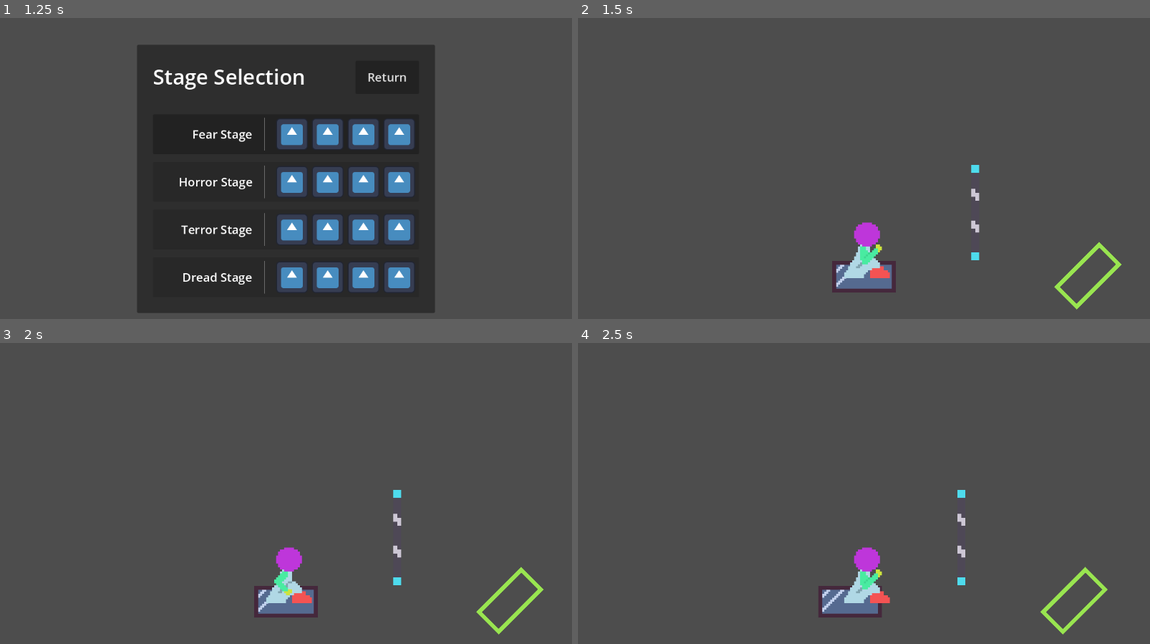
Above: before the commit, frames 1-4 (two rows, left to right).
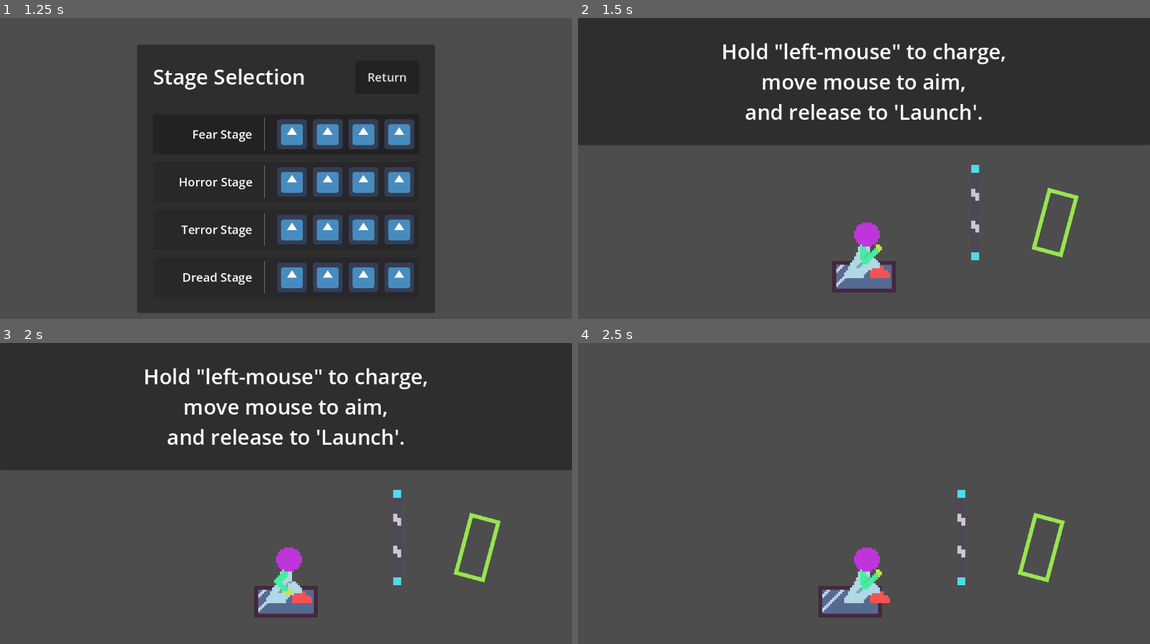
Above: after the commit, the same moments.

Repository: Wake1st/break-glass-godot
Game: Godot game, scene res://main/main.tscn
Same seed, same stepped clock (60 frames per second), same inputs: the game is played once before the commit and once after it. The engine's default icon, where the game draws it, is replaced by a stand-in: a white triangle on a blue panel in a dark square.
Inputs (mouse positions are in pixels of both pictures, inside the frame that each line leads up to):
- Up to frame 1 (1.25 s): click "Play" at 0.5 s
- Up to frame 2 (1.5 s): click (864, 135) at 1.25 s
- Up to frame 3 (2 s): no input
- Up to frame 4 (2.5 s): move the mouse to (989, 487) at 2.02 s; hold Right mouse button (flip) from 2.03 s (still down); click (989, 487) at 2.1 s

Frame 1 is identical in both runs. In frame 2, 43% of the frame differs, in the area x 0-100%, y 0-97%; in frame 3, 43%; in frame 4, 0.9%.

Commit message:
tutorials working

Diff:
--- a/levels/level_1.tscn
+++ b/levels/level_1.tscn
@@ -22,8 +22,8 @@
 position = Vector2(0, 3)
 
 [node name="Goal" parent="." instance=ExtResource("2_auo2n")]
-position = Vector2(451, -1.99997)
-rotation = 0.785398
+position = Vector2(385, -109)
+rotation = 0.261799
 
 [node name="FallBoundary" parent="." instance=ExtResource("6_cvupy")]
 position = Vector2(0, 600)
--- a/main/main.gd
+++ b/main/main.gd
@@ -24,6 +24,7 @@
 @onready var resultMenu: ResultMenu = %ResultMenu
 @onready var failureMenu: FailureMenu = %FailureMenu
 @onready var practiceLevelMenu: PracticeLevelMenu = %PracticeLevelMenu
+@onready var tutorials: Tutorials = %Tutorials
 
 @onready var levelRoot: Node2D = $LevelRoot
 @onready var levelTimer: Timer = %LevelTimer
@@ -33,6 +34,7 @@
 var currentLevel: Level
 var levelList: LevelList = LevelList.new()
 var isPractice: bool
+var showTutorials: bool = true
 
 var currentLevelId: int = 1
 var currentStageId: int = 1
@@ -52,6 +54,7 @@
 
 	mainMenu.menu_selected.connect(handle_menu_change)
 	settingsMenu.menu_selected.connect(handle_menu_change)
+	settingsMenu.toggle_tutorials.connect(handle_toggle_tutorial)
 	playMenu.level_selected.connect(handle_level_select)
 	playMenu.menu_selected.connect(handle_menu_change)
 	practiceMenu.menu_selected.connect(handle_menu_change)
@@ -142,6 +145,9 @@
 	levelTimer.start()
 	musicPlayer.play_music(MusicPlayer.MUSIC.LEVEL)
 
+	# display tutorials for the first level and second level
+	check_tutorials()
+
 
 func handle_practice_level_select(scene:PackedScene) -> void:
 	# disconnect current level
@@ -158,6 +164,9 @@
 
 	# check the limits per the level id
 	set_level_navigation_limits(currentLevelId)
+
+	# display tutorials for the first level and second level
+	check_tutorials()
 
 
 func handle_return_to_menu() -> void:
@@ -209,6 +218,9 @@
 	levelTimer.start()
 	musicPlayer.play_music(MusicPlayer.MUSIC.LEVEL)
 
+	# display tutorials for the first level and second level
+	check_tutorials()
+
 
 func handle_prev_practice_level() -> void:
 	# disconnect current level
@@ -251,6 +263,9 @@
 
 	# disable the current menu
 	currentMenu.visible = false
+
+	# display tutorials for the first level and second level
+	check_tutorials()
 
 #endregion
 
@@ -302,9 +317,22 @@
 func get_level_id(scene: PackedScene) -> int:
 	return levelList.levels.find_key(scene)
 
+
+### Checks to see if tutorials need to be run
+func check_tutorials() -> void:
+	if showTutorials and tutorials.isFirstPlaythrough:
+		if currentLevelId == 1:
+			tutorials.run_tip(Tutorials.TIP.LAUNCH)
+		elif currentLevelId == 2:
+			tutorials.run_tip(Tutorials.TIP.FLIP)
+
 #endregion
 
 #region Other Event Handling
+
+func handle_toggle_tutorial(on: bool) -> void:
+	showTutorials = on
+
 
 func _on_level_timer_timeout():
 	print("timed out failure!")
--- a/main/main.tscn
+++ b/main/main.tscn
@@ -8,6 +8,7 @@
 [ext_resource type="PackedScene" uid="uid://dblud0y5ptrek" path="res://ui/level_menus/result_menu.tscn" id="6_gviqu"]
 [ext_resource type="PackedScene" uid="uid://cvoh7facaktul" path="res://ui/level_menus/practice_level_menu.tscn" id="6_hm6k1"]
 [ext_resource type="PackedScene" uid="uid://ca13mevyyk4eo" path="res://ui/level_menus/failure_menu.tscn" id="7_mnkgp"]
+[ext_resource type="PackedScene" uid="uid://cp4lva8wwdwdh" path="res://ui/level_menus/tutorials.tscn" id="9_4hkpb"]
 [ext_resource type="PackedScene" uid="uid://3c6hq4pp2wwj" path="res://main/music_player.tscn" id="9_hrugw"]
 
 [node name="Main" type="Node"]
@@ -16,6 +17,9 @@
 [node name="LevelRoot" type="Node2D" parent="."]
 
 [node name="UIRoot" type="CanvasLayer" parent="."]
+
+[node name="Tutorials" parent="UIRoot" instance=ExtResource("9_4hkpb")]
+unique_name_in_owner = true
 
 [node name="MainMenu" parent="UIRoot" instance=ExtResource("2_64sp3")]
 unique_name_in_owner = true
--- a/ui/game_menus/settings_menu.gd
+++ b/ui/game_menus/settings_menu.gd
@@ -1,5 +1,7 @@
 class_name SettingsMenu
 extends SubMenu
+
+signal toggle_tutorials(on: bool)
 
 
 func _on_return_pressed() -> void:
@@ -22,3 +24,7 @@
 	AudioServer.set_bus_volume_db(
 		AudioServer.get_bus_index("SFX"), linear_to_db(value / 100)
 	)
+
+
+func _on_tutorial_check_toggled(toggled_on:bool) -> void:
+	toggle_tutorials.emit(toggled_on)
--- a/ui/game_menus/settings_menu.tscn
+++ b/ui/game_menus/settings_menu.tscn
@@ -99,6 +99,25 @@
 layout_mode = 2
 theme_override_constants/separation = 32
 
+[node name="PanelContainer4" type="PanelContainer" parent="MarginContainer/VBoxContainer"]
+layout_mode = 2
+theme_override_styles/panel = ExtResource("2_48jbc")
+
+[node name="Label" type="Label" parent="MarginContainer/VBoxContainer/PanelContainer4"]
+layout_mode = 2
+size_flags_horizontal = 0
+theme_override_font_sizes/font_size = 24
+text = "Tutorials"
+
+[node name="TutorialCheck" type="CheckButton" parent="MarginContainer/VBoxContainer/PanelContainer4"]
+unique_name_in_owner = true
+layout_mode = 2
+button_pressed = true
+
+[node name="HSeparator2" type="HSeparator" parent="MarginContainer/VBoxContainer"]
+layout_mode = 2
+theme_override_constants/separation = 32
+
 [node name="Return" type="Button" parent="MarginContainer/VBoxContainer"]
 custom_minimum_size = Vector2(0, 64)
 layout_mode = 2
@@ -108,4 +127,5 @@
 [connection signal="value_changed" from="MarginContainer/VBoxContainer/PanelContainer/GameVolumeSlider" to="." method="_on_game_volume_slider_value_changed"]
 [connection signal="value_changed" from="MarginContainer/VBoxContainer/PanelContainer2/MusicVolumeSlider" to="." method="_on_music_volume_slider_value_changed"]
 [connection signal="value_changed" from="MarginContainer/VBoxContainer/PanelContainer3/SFXVolumeSlider" to="." method="_on_sfx_volume_slider_value_changed"]
+[connection signal="toggled" from="MarginContainer/VBoxContainer/PanelContainer4/TutorialCheck" to="." method="_on_tutorial_check_toggled"]
 [connection signal="pressed" from="MarginContainer/VBoxContainer/Return" to="." method="_on_return_pressed"]
--- /dev/null
+++ b/ui/level_menus/tutorials.gd
@@ -0,0 +1,56 @@
+class_name Tutorials
+extends Control
+
+
+enum TIP {
+	NONE,
+	LAUNCH,
+	FLIP,
+	BACK
+}
+
+
+const DURATION: float = 0.3
+const SLOW_SPEED: float = 0.001
+
+@onready var tipLanch: Panel = $Tip_Launch
+@onready var tipFlip: Panel = $Tip_Flip
+@onready var tipBack: Panel = $Tip_FlipBack
+
+var isFirstPlaythrough: bool = true
+var readyFlipTip: bool
+var timeTween: Tween
+
+
+func run_tip(tip: TIP) -> void:
+	match tip:
+		TIP.LAUNCH: tipLanch.visible = true
+		TIP.FLIP: readyFlipTip = true
+
+
+func show_flip() -> void:
+	tipFlip.visible = true
+
+
+func _input(event: InputEvent) -> void:
+	if isFirstPlaythrough:
+		if event.is_action_released("aim") and tipLanch.visible:
+			tipLanch.visible = false
+
+		elif event.is_action_released("aim") and readyFlipTip:
+			timeTween = create_tween()
+			timeTween.tween_property(Engine, "time_scale", SLOW_SPEED, DURATION)
+			timeTween.set_ease(Tween.EASE_OUT)
+			timeTween.tween_callback(show_flip)
+
+		elif event.is_action_released("flip") and tipFlip.visible:
+			tipFlip.visible = false
+			tipBack.visible = true
+
+		elif event.is_action_released("flip") and tipBack.visible:
+			tipBack.visible = false
+			isFirstPlaythrough = false
+
+			timeTween = create_tween()
+			timeTween.tween_property(Engine, "time_scale", 1, DURATION * SLOW_SPEED)
+			timeTween.set_ease(Tween.EASE_IN)
--- /dev/null
+++ b/ui/level_menus/tutorials.tscn
@@ -0,0 +1,79 @@
+[gd_scene load_steps=2 format=3 uid="uid://cp4lva8wwdwdh"]
+
+[ext_resource type="Script" path="res://ui/level_menus/tutorials.gd" id="1_6cxr3"]
+
+[node name="Tutorials" type="Control"]
+layout_mode = 3
+anchors_preset = 15
+anchor_right = 1.0
+anchor_bottom = 1.0
+grow_horizontal = 2
+grow_vertical = 2
+script = ExtResource("1_6cxr3")
+
+[node name="Tip_Launch" type="Panel" parent="."]
+visible = false
+custom_minimum_size = Vector2(0, 256)
+layout_mode = 1
+anchors_preset = 10
+anchor_right = 1.0
+grow_horizontal = 2
+
+[node name="Message" type="Label" parent="Tip_Launch"]
+layout_mode = 1
+anchors_preset = 15
+anchor_right = 1.0
+anchor_bottom = 1.0
+grow_horizontal = 2
+grow_vertical = 2
+theme_override_font_sizes/font_size = 42
+text = "Hold \"left-mouse\" to charge,
+move mouse to aim,
+and release to 'Launch'."
+horizontal_alignment = 1
+vertical_alignment = 1
+autowrap_mode = 2
+
+[node name="Tip_Flip" type="Panel" parent="."]
+visible = false
+custom_minimum_size = Vector2(0, 128)
+layout_mode = 1
+anchors_preset = 10
+anchor_right = 1.0
+offset_bottom = 128.0
+grow_horizontal = 2
+
+[node name="Message" type="Label" parent="Tip_Flip"]
+layout_mode = 1
+anchors_preset = 15
+anchor_right = 1.0
+anchor_bottom = 1.0
+grow_horizontal = 2
+grow_vertical = 2
+theme_override_font_sizes/font_size = 42
+text = "Press \"space\" or \"right mouse button\" to 'Flip'."
+horizontal_alignment = 1
+vertical_alignment = 1
+
+[node name="Tip_FlipBack" type="Panel" parent="."]
+visible = false
+custom_minimum_size = Vector2(0, 256)
+layout_mode = 1
+anchors_preset = 10
+anchor_right = 1.0
+offset_bottom = 128.0
+grow_horizontal = 2
+
+[node name="Message" type="Label" parent="Tip_FlipBack"]
+layout_mode = 1
+anchors_preset = 15
+anchor_right = 1.0
+anchor_bottom = 1.0
+grow_horizontal = 2
+grow_vertical = 2
+theme_override_font_sizes/font_size = 42
+text = "Nice! You can land when feet first,
+and smash when head first...
+you can flip back now."
+horizontal_alignment = 1
+vertical_alignment = 1
Not shown: 1 places in main/main.tscn that only renumber resources
Not shown, changed: README.md
